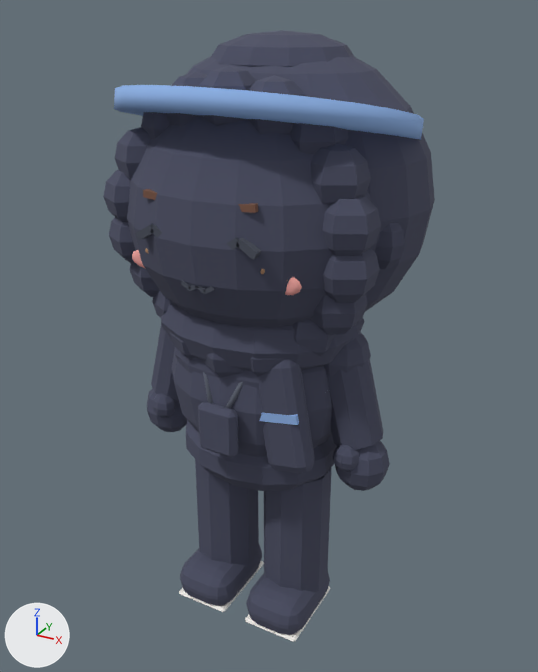
The glTF model out/avatars/av_mira.glb: old version first, new version second.
Rendered twice from a 50 mm camera at (0.767, -1.352, 1.4) aimed at (-0.008, 0.056, 0.695). Every picture has the same lights, and +X, +Y and +Z are marked at lower left. The first picture is the older version. Where no turn or scale is listed for an object, it has been applied to the vertices. Vertices at exactly the same position are counted once.

In view in the first picture: 'SM_av_mira_acc_badge_outline', 'SM_av_mira_acc_drape', 'SM_av_mira_acc_drape_outline', 'SM_av_mira_arm_l_outline', 'SM_av_mira_arm_r_outline', 'SM_av_mira_face_neutral', 'SM_av_mira_hair', 'SM_av_mira_hair_outline', 'SM_av_mira_head_outline', 'SM_av_mira_hips_outline', 'SM_av_mira_leg_l_outline', 'SM_av_mira_leg_r_outline', 'SM_av_mira_torso_outline' and 3 more.
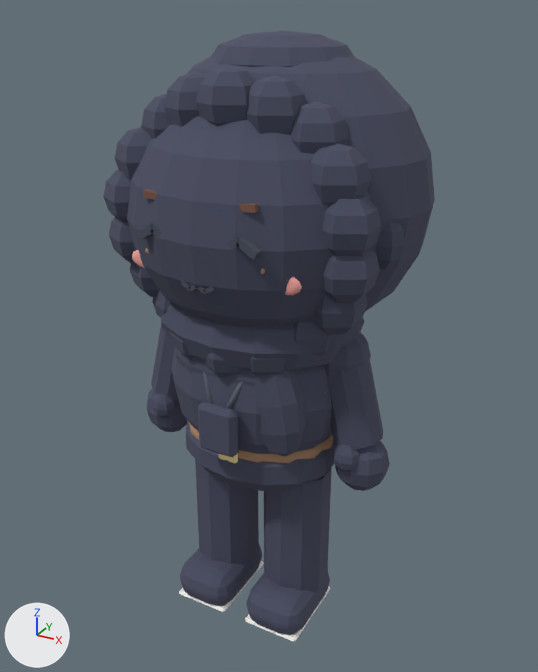
What differs and where, as boxes [x1, y1, x2, y2] in the pictures (538 x 672 px):
'SM_av_mira_acc_drape_outline', reshaped (10% shorter)
    before: [161, 302, 365, 474]
    after: [161, 302, 365, 457]
'SM_av_mira_hair', reshaped (not visible afterwards)
    before: [114, 85, 424, 140]
part 2 of me_sm_av_mira_acc_drape, deleted
    before: [259, 413, 299, 425]
part 3 of me_sm_av_mira_acc_drape_outline, rebuilt
    before: [257, 359, 315, 474]
    after: [254, 370, 305, 457]
part 4 of me_sm_av_mira_hips, added
    after: [188, 421, 333, 463]
part 5 of me_sm_av_mira_hips, added
    after: [219, 454, 238, 463]

Edits to the bpy script that builds the scene:
```text
Add mat_mat_butter:
    mat_mat_butter = principled_material('MAT_butter')
    mat_mat_butter.base_color = (0.922, 0.738, 0.356)  # beige #f6dfa1
    mat_mat_butter.roughness = 1.0
Change me_sm_av_mira_hair:
    used by ob_sm_av_mira_hair; location = (0.0, 0.0, 0.0)
    remove me_sm_av_mira_hair.from_pydata(...)  # 860 vertices, 1636 faces; spans x -0.33..0.33, y -0.248..0.35, z 0.685..1.35
    add me_sm_av_mira_hair.from_pydata(...)  # 820 vertices, 1560 faces; spans x -0.33..0.33, y -0.188..0.35, z 0.685..1.35
    me_sm_av_mira_hair part 1: the loose piece of 40 vertices spanning x -0.32..0.32, y -0.248..0.308, z 1.122..1.278 is deleted
    remove me_sm_av_mira_hair.materials.append(mat_mat_blue)  # blue #8fb3e8
Change me_sm_av_mira_acc_drape:
    used by ob_sm_av_mira_acc_drape; location = (0.0, 0.0, 0.0)
    remove me_sm_av_mira_acc_drape.from_pydata(...)  # 230 vertices, 444 faces; spans x -0.23..0.23, y -0.19..0.19, z 0.487..0.87
    add me_sm_av_mira_acc_drape.from_pydata(...)  # 218 vertices, 424 faces; spans x -0.23..0.23, y -0.19..0.19, z 0.513..0.87
    me_sm_av_mira_acc_drape part 2: the loose piece of 8 vertices spanning x 0.083..0.177, y -0.16..-0.14, z 0.602..0.638 is deleted
    other edits to the shape of me_sm_av_mira_acc_drape do not show in these pictures
    remove me_sm_av_mira_acc_drape.materials.append(mat_mat_blue)  # blue #8fb3e8
Change me_sm_av_mira_acc_drape_outline:
    used by ob_sm_av_mira_acc_drape_outline; location = (0.0, 0.0, 0.0)
    remove me_sm_av_mira_acc_drape_outline.from_pydata(...)  # 222 vertices, 432 faces; spans x -0.239..0.239, y -0.199..0.199, z 0.478..0.879
    add me_sm_av_mira_acc_drape_outline.from_pydata(...)  # 218 vertices, 424 faces; spans x -0.239..0.239, y -0.199..0.199, z 0.504..0.879
    me_sm_av_mira_acc_drape_outline part 3: the loose piece of 56 vertices spanning x 0.057..0.203, y -0.159..-0.101, z 0.478..0.762 is rebuilt with 52 vertices and now spans x 0.03..0.17, y -0.164..-0.076, z 0.504..0.776
Change me_sm_av_mira_hips:
    used by ob_sm_av_mira_hips; location = (0.0, 0.0, 0.0)
    remove me_sm_av_mira_hips.from_pydata(...)  # 86 vertices, 168 faces; spans x -0.181..0.181, y -0.146..0.146, z 0.36..0.54
    add me_sm_av_mira_hips.from_pydata(...)  # 142 vertices, 272 faces; spans x -0.185..0.185, y -0.154..0.147, z 0.36..0.54
    me_sm_av_mira_hips part 4: a new loose piece, a 16-sided cylinder along z spanning x -0.185..0.185, y -0.147..0.147, z 0.468..0.502, in mat_mat_wood_dark (brown #a98466)
    me_sm_av_mira_hips part 5: a new loose piece of 24 vertices spanning x -0.025..0.025, y -0.154..-0.142, z 0.468..0.502, in mat_mat_butter (beige #f6dfa1)
    add me_sm_av_mira_hips.materials.append(mat_mat_wood_dark)  # brown #a98466
    add me_sm_av_mira_hips.materials.append(mat_mat_butter)  # beige #f6dfa1
```
